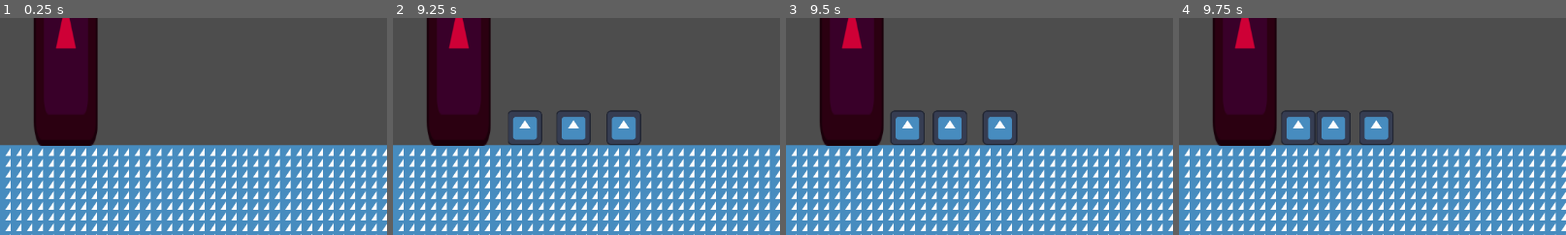
Above: before the commit, frames 1-4 (left to right).
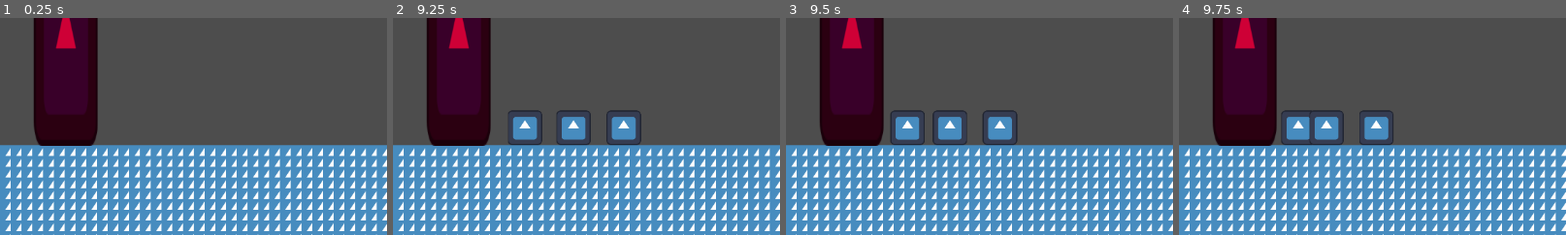
Above: after the commit, the same moments.

Repository: oliver-miguez/What-The-Crab
Game: Godot game, scene res://Demo/Escenas/Mapa/MapaDePrueba.tscn
Two runs of this game, one before a commit and one after it. Both use one fixed random seed, a clock stepped at 60 frames per second and the inputs below. The project has no main scene, so this scene is started directly. The engine's default icon, where the game draws it, is replaced by a stand-in: a white triangle on a blue panel in a dark square.
Inputs:
- Up to frame 1 (0.25 s): no input
- Up to frame 2 (9.25 s): click "Aliado1" at 0.5 s; click "Aliado1" at 1.25 s; click "Aliado1" at 2 s
- Up to frame 3 (9.5 s): no input
- Up to frame 4 (9.75 s): no input
The pictures show only the part of the screen within x 0-50%, y 37-87%; the shares and areas given below are measured in that part.

Frames 1-3 are identical in both runs. In frame 4, 0.7% of the frame differs, in the area x 33-45%, y 42-59%.

Commit message:
Capas y mascaras de la demo ajustadas

Diff:
--- a/Demo/Escenas/Aliados/Aliado1.tscn
+++ b/Demo/Escenas/Aliados/Aliado1.tscn
@@ -9,6 +9,7 @@
 size = Vector2(52, 52)
 
 [node name="Aliado1" type="CharacterBody2D" unique_id=1256920907]
+collision_layer = 2
 script = ExtResource("1_qrbtp")
 
 [node name="AnimacionesAliado1" type="AnimationPlayer" parent="." unique_id=422694258]
--- a/Demo/Escenas/Mapa/MapaDePrueba.tscn
+++ b/Demo/Escenas/Mapa/MapaDePrueba.tscn
@@ -137,6 +137,7 @@
 
 [sub_resource type="TileSet" id="TileSet_k4fuk"]
 physics_layer_0/collision_layer = 1
+physics_layer_0/collision_mask = 3
 sources/0 = SubResource("TileSetAtlasSource_vqucq")
 
 [node name="MapaDePrueba" type="Node2D" unique_id=117627811]
--- a/project.godot
+++ b/project.godot
@@ -27,6 +27,11 @@
 "res://Scripts/": "red"
 }
 
+[layer_names]
+
+2d_physics/layer_1="Mapa"
+2d_physics/layer_2="Personajes"
+
 [physics]
 
 3d/physics_engine="Jolt Physics"
